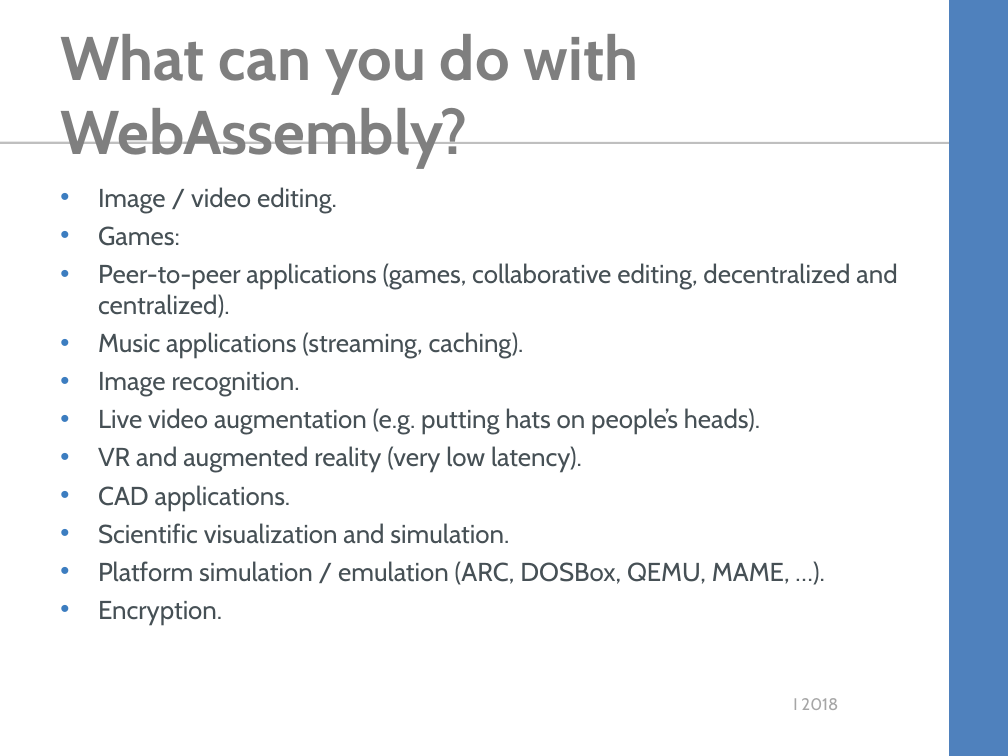
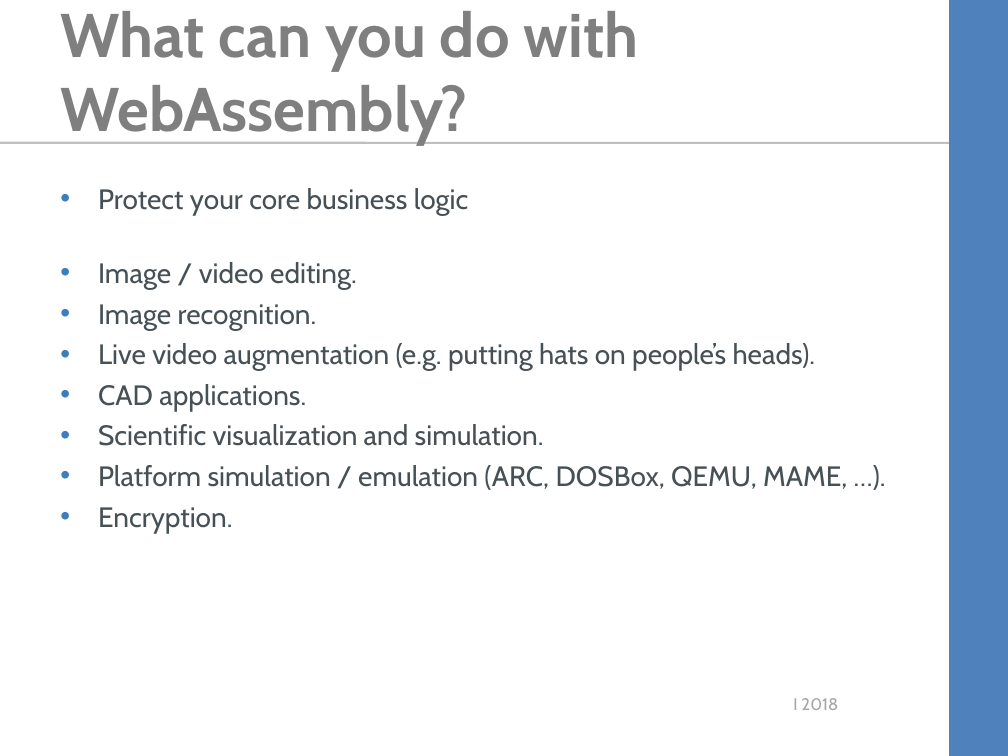
Before and after one commit to kimtuck/WebAssembly, a slide deck: slide 10 of webassembly.ppt (slide 9 before the commit). Drawn at 1008x756 pixels with LibreOffice and Linux fonts; fonts in the diff are those of the drawing; background and template pictures are left out. Boxes give left, top, right and bottom in pixels: in the first picture for what was removed or moved away, otherwise in the second. Text is boxed around its words. In the diff, an @@ line names an element or a change of style, - is before the commit and + after.

```diff
--- a/webassembly.ppt
+++ b/webassembly.ppt
@@ title "What can you do with ..." moved from (x1=60, y1=34, x2=639, y2=168) to (x1=60, y1=11, x2=639, y2=145) @@
@@ text at (x1=98, y1=188, x2=469, y2=215): paragraph added @@
+• Protect your core business logic
@@ text at (x1=98, y1=226, x2=897, y2=358): paragraphs removed @@
-• Games:
-• Peer-to-peer applications (games, collaborative editing, decentralized and centralized).
-• Music applications (streaming, caching).
@@ text at (x1=98, y1=262, x2=847, y2=533): size 18.5 to 20 pt in "Image / video editing.", "Image recognition.", "Live video augmentation (e.g. putting hats on ...", "CAD applications." and 3 more places @@
@@ text at (x1=98, y1=446, x2=582, y2=472): paragraph removed @@
-• VR and augmented reality (very low latency).
```
Also in this commit, not shown: 6 other slides changed, 5 slides added, 1 slide removed, 6 other files.
